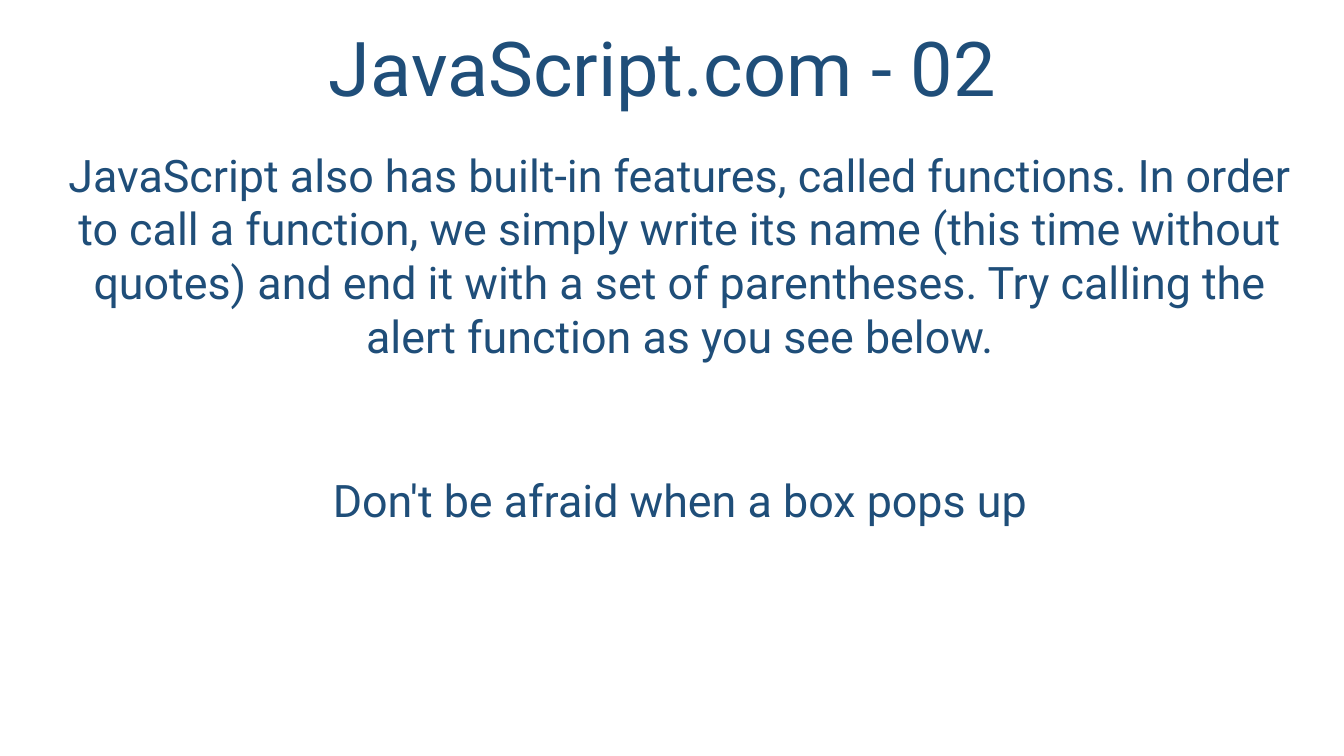
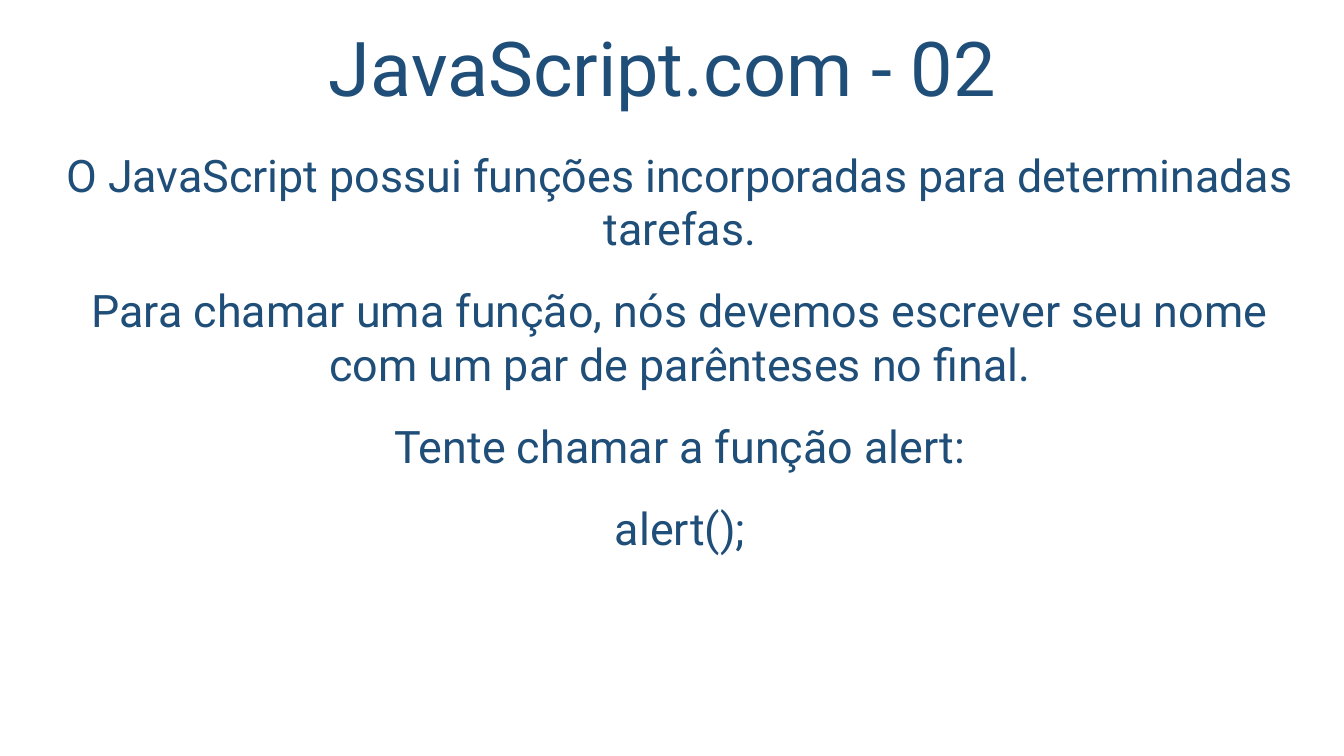
Before and after one commit to salmo-jr/public-slides, a slide deck: slide 10 of javascript-introducao.pptx. Drawn at 1344x756 pixels with LibreOffice and Linux fonts; fonts in the diff are those of the drawing; background and template pictures are left out. Boxes give left, top, right and bottom in pixels: in the first picture for what was removed or moved away, otherwise in the second. Text is boxed around its words. In the diff, an @@ line names an element or a change of style, - is before the commit and + after.

```diff
--- a/javascript-introducao.pptx
+++ b/javascript-introducao.pptx
@@ text at [66,158,1293,555]: text changed @@
-JavaScript also has built-in features, called functions. In order to call a function, we simply write its name (this time without quotes) and end it with a set of parentheses. Try calling the alert function as you see below.
-Don't be afraid when a box pops up
+O JavaScript possui funções incorporadas para determinadas tarefas.
+Para chamar uma função, nós devemos escrever seu nome com um par de parênteses no final.
+Tente chamar a função alert:
+alert();
```
Also in this commit, not shown: 2 other slides changed, 12 slides added.
